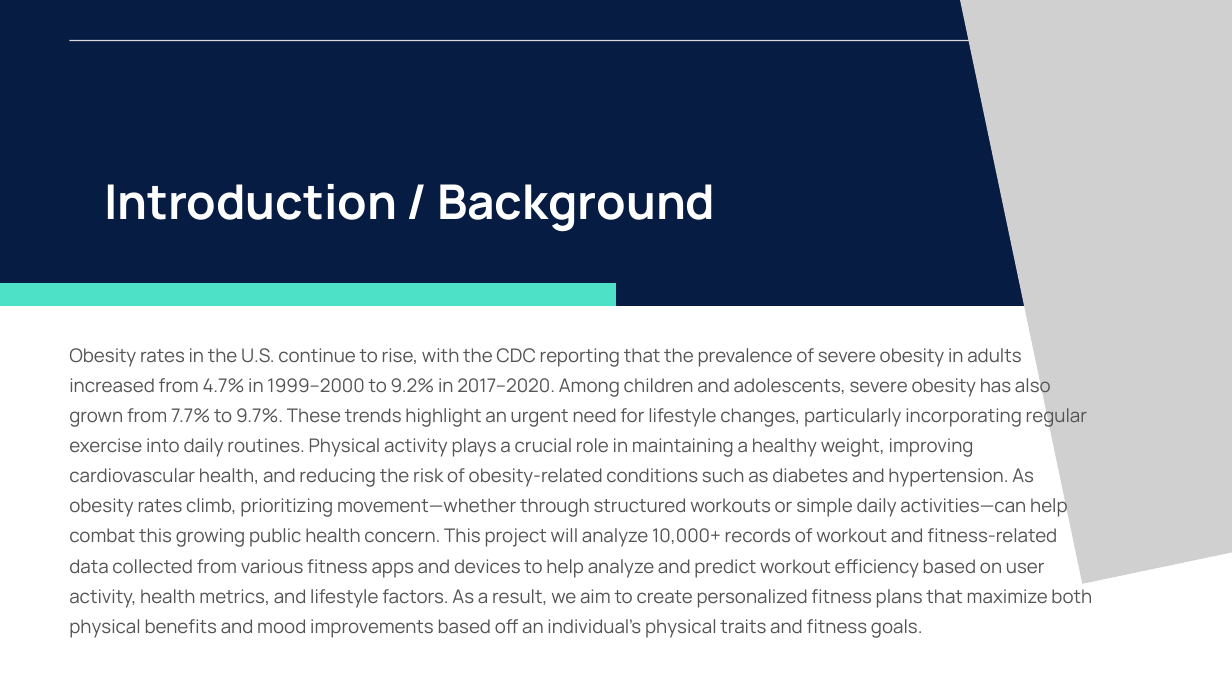
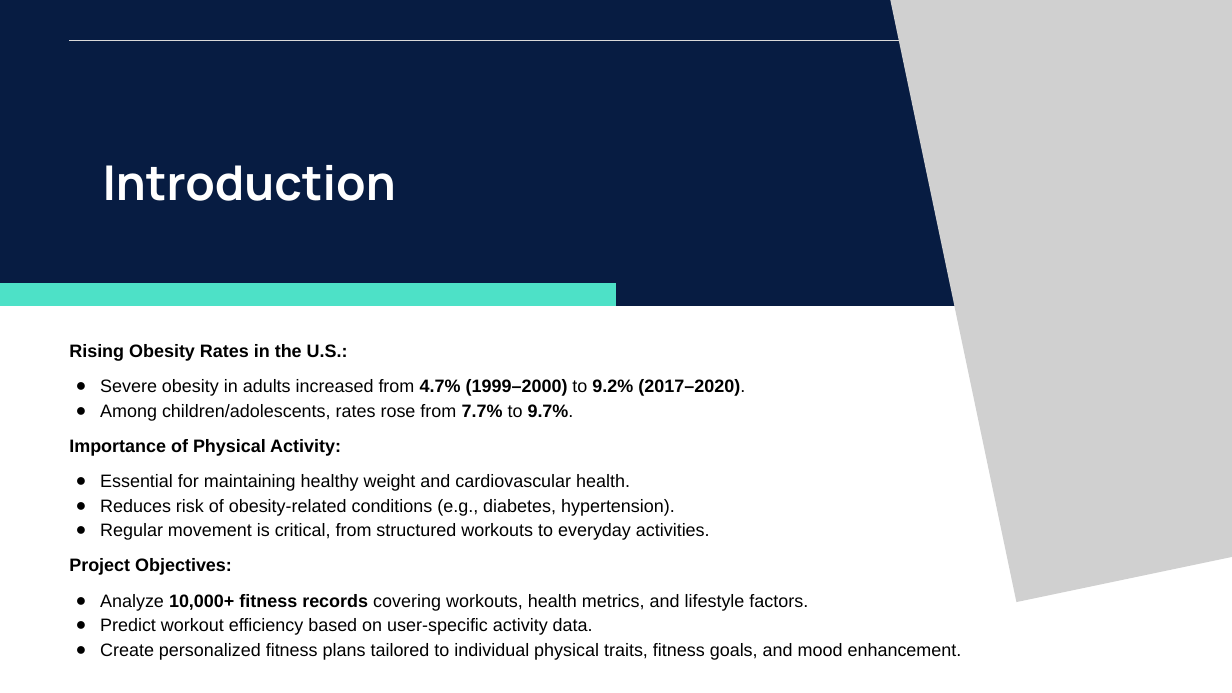
Before and after one commit to luis-gMon/team_galileo, a slide deck: slide 2 of Data-Driven Personalized Workout Optimization System.pptx. Drawn at 1232x693 pixels with LibreOffice and Linux fonts; fonts in the diff are those of the drawing; grey boxes stand for pictures. Boxes give left, top, right and bottom in pixels: in the first picture for what was removed or moved away, otherwise in the second. Text is boxed around its words. In the diff, an @@ line names an element or a change of style, - is before the commit and + after.

Commit message:
Updated final presentation

```diff
--- a/Data-Driven Personalized Workout Optimization System.pptx
+++ b/Data-Driven Personalized Workout Optimization System.pptx
@@ picture: place and size @@
-picture at (890, 0, 1232, 583)
+picture at (824, 0, 1232, 602)
@@ text at (103, 165, 396, 201): text changed @@
-Introduction / Background
+Introduction
@@ text at (69, 344, 962, 660): text changed; size 22 to 21 pt; font Manrope to Arial; text colour #545454 to #000000 @@
-Obesity rates in the U.S. continue to rise, with the CDC reporting that the prevalence of severe obesity in adults increased from 4.7% in 1999–2000 to 9.2% in 2017–2020. Among children and adolescents, severe obesity has also grown from 7.7% to 9.7%. These trends highlight an urgent need for lifestyle changes, particularly incorporating regular exercise into daily routines. Physical activity plays a crucial role in maintaining a healthy weight, improving cardiovascular health, and reducing the risk of obesity-related conditions such as diabetes and hypertension. As obesity rates climb, prioritizing movement—whether through structured workouts or simple daily activities—can help combat this growing public health concern. This project will analyze 10,000+ records of workout and fitness-related data collected from various fitness apps and devices to help analyze and predict workout efficiency based on user activity, health metrics, and lifestyle factors. As a result, we aim to create personalized fitness plans that maximize both physical benefits and mood improvements based off an individual’s physical traits and fitness goals.
+Rising Obesity Rates in the U.S.:
+● Severe obesity in adults increased from 4.7% (1999–2000) to 9.2% (2017–2020).
+● Among children/adolescents, rates rose from 7.7% to 9.7%.
+Importance of Physical Activity:
+● Essential for maintaining healthy weight and cardiovascular health.
+● Reduces risk of obesity-related conditions (e.g., diabetes, hypertension).
+● Regular movement is critical, from structured workouts to everyday activities.
+Project Objectives:
+● Analyze 10,000+ fitness records covering workouts, health metrics, and lifestyle factors.
+● Predict workout efficiency based on user-specific activity data.
+● Create personalized fitness plans tailored to individual physical traits, fitness goals, and mood enhancement.
```
Also in this commit, not shown: 4 other slides changed, 26 slides added, 12 slides removed.
